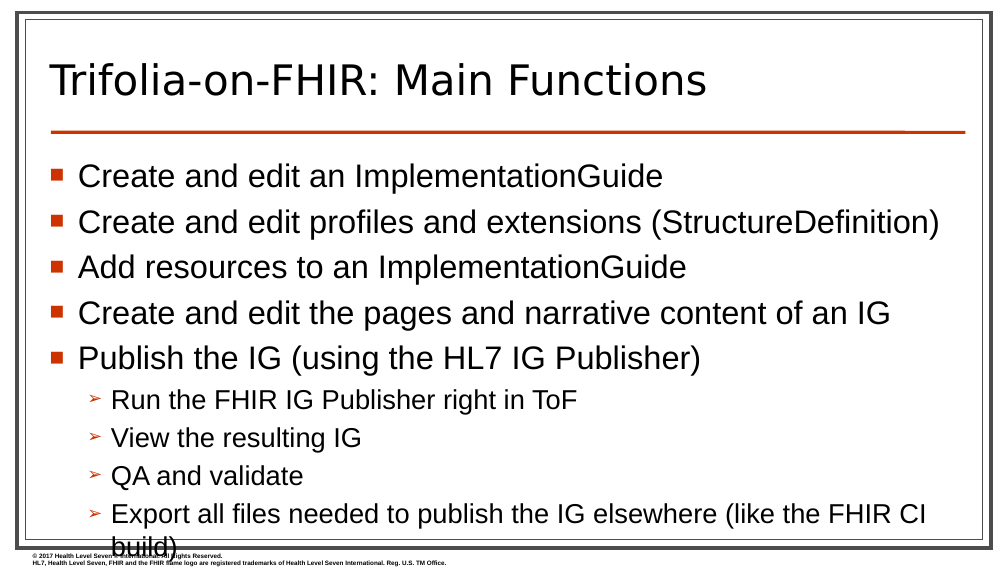
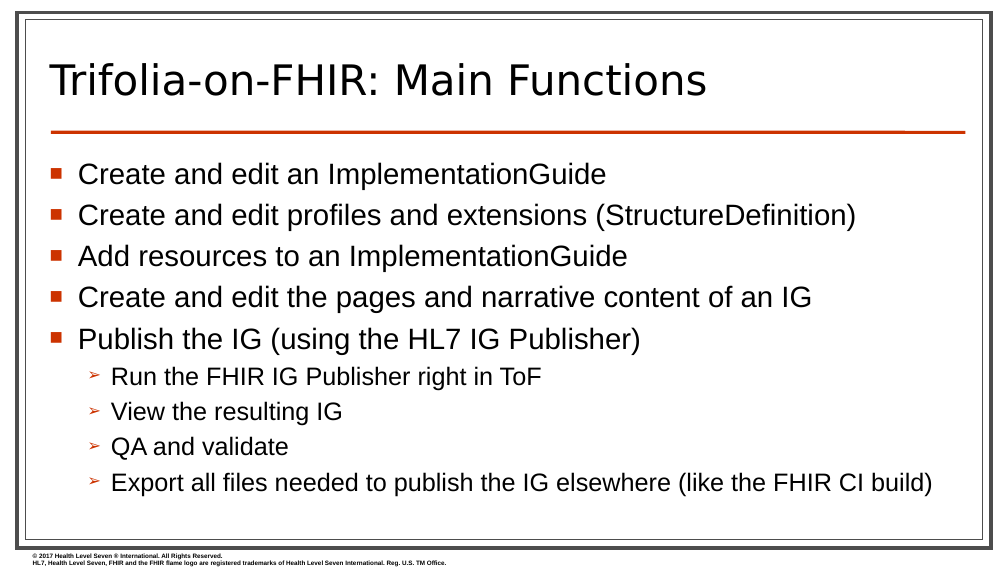
Before and after one commit to FHIR/documents, a slide deck: slide 7 of presentations/2019-09 IG Training/Using Trifolia-on-FHIR to Profile and Create FHIR IGs - Sarah.pptx. Drawn at 1008x567 pixels with LibreOffice and Linux fonts; fonts in the diff are those of the drawing; background and template pictures are left out. Boxes give left, top, right and bottom in pixels: in the first picture for what was removed or moved away, otherwise in the second. Text is boxed around its words. In the diff, an @@ line names an element or a change of style, - is before the commit and + after.

```diff
--- a/presentations/2019-09 IG Training/Using Trifolia-on-FHIR to Profile and Create FHIR IGs - Sarah.pptx
+++ b/presentations/2019-09 IG Training/Using Trifolia-on-FHIR to Profile and Create FHIR IGs - Sarah.pptx
@@ text "Create and edit an ImplementationGuide" at box(78, 162, 933, 496): size 31 to 28 pt in "Create and edit an ImplementationGuide", "Create and edit profiles and extensions (StructureDefinition ...", "Add resources to an ImplementationGuide", "Create and edit the pages and narrative ..." and 1 more places; size 26 to 24 pt in "Run the FHIR IG Publisher right in ...", "View the resulting IG", "QA and validate", "Export all files needed to publish the ..." @@
```
Also in this commit, not shown: 4 other slides changed, 4 slides added, 4 slides removed.
